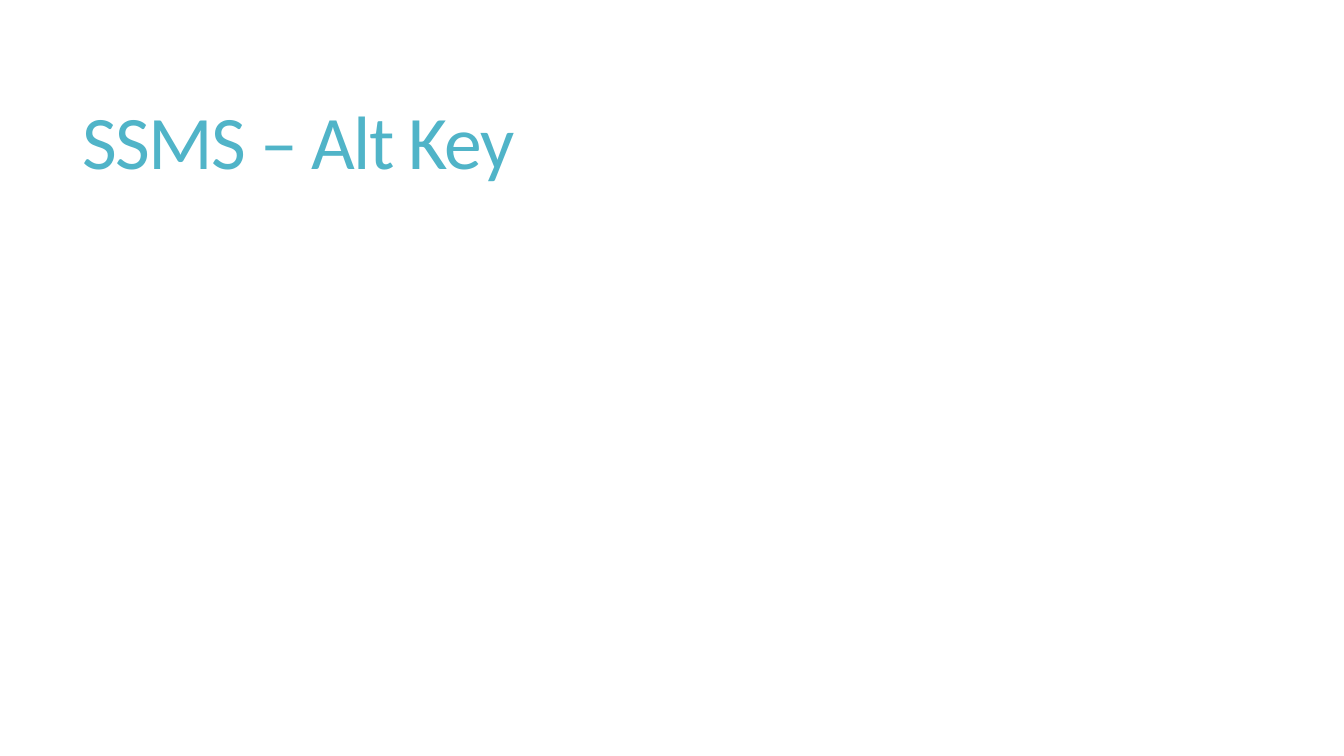
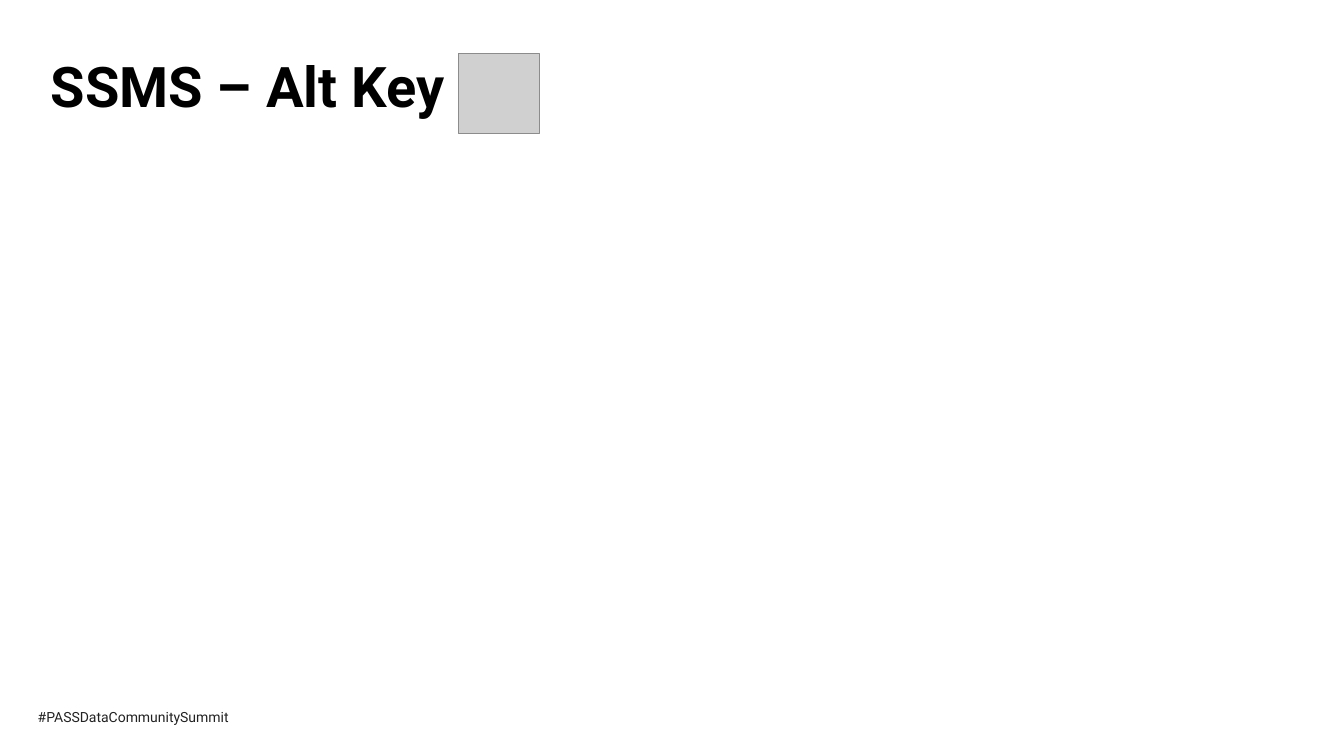
Before and after one commit to BarneyLawrence/Sessions-TSQL-BeyondTheBasics, a slide deck: slide 16 of T-SQL - Beyond the Basics.pptx (slide 15 before the commit). Drawn at 1344x756 pixels with LibreOffice and Linux fonts; fonts in the diff are those of the drawing; grey boxes stand for pictures; background and template pictures are left out. Boxes give left, top, right and bottom in pixels: in the first picture for what was removed or moved away, otherwise in the second. Text is boxed around its words. In the diff, an @@ line names an element or a change of style, - is before the commit and + after.

Commit message:
Final updates for PASS Summit 2020

```diff
--- a/T-SQL - Beyond the Basics.pptx
+++ b/T-SQL - Beyond the Basics.pptx
@@ title "SSMS – Alt Key": place and size @@
-title "SSMS – Alt Key" at (83,116,514,181)
+title "SSMS – Alt Key" at (51,65,444,119)
@@ title "SSMS – Alt Key" at (51,65,444,119): size 54 to 40 pt, font Calibri to Roboto, text colour #50B4C8 to #000000, letter spacing -1.2 to 0 pt, bold on; line spacing 0.85 to 0.9; vertical alignment middle to top @@
@@ picture added at (459,53,539,134) @@
@@ text added at (38,712,229,725), 10 pt, text #222222 @@
+#PASSDataCommunitySummit
```
Also in this commit, not shown: 10 other slides changed, 12 slides added, 6 slides removed, 15 other files.
